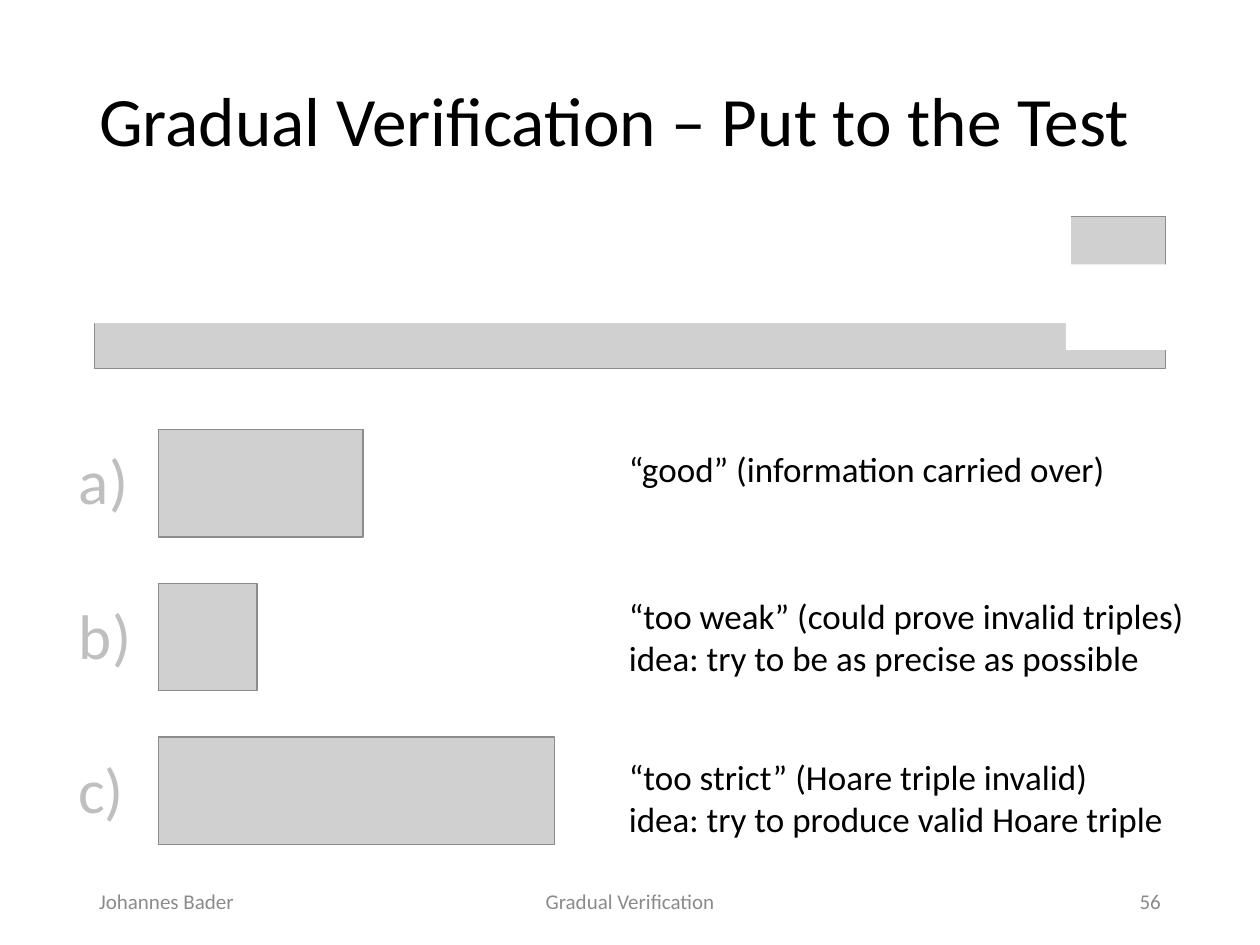
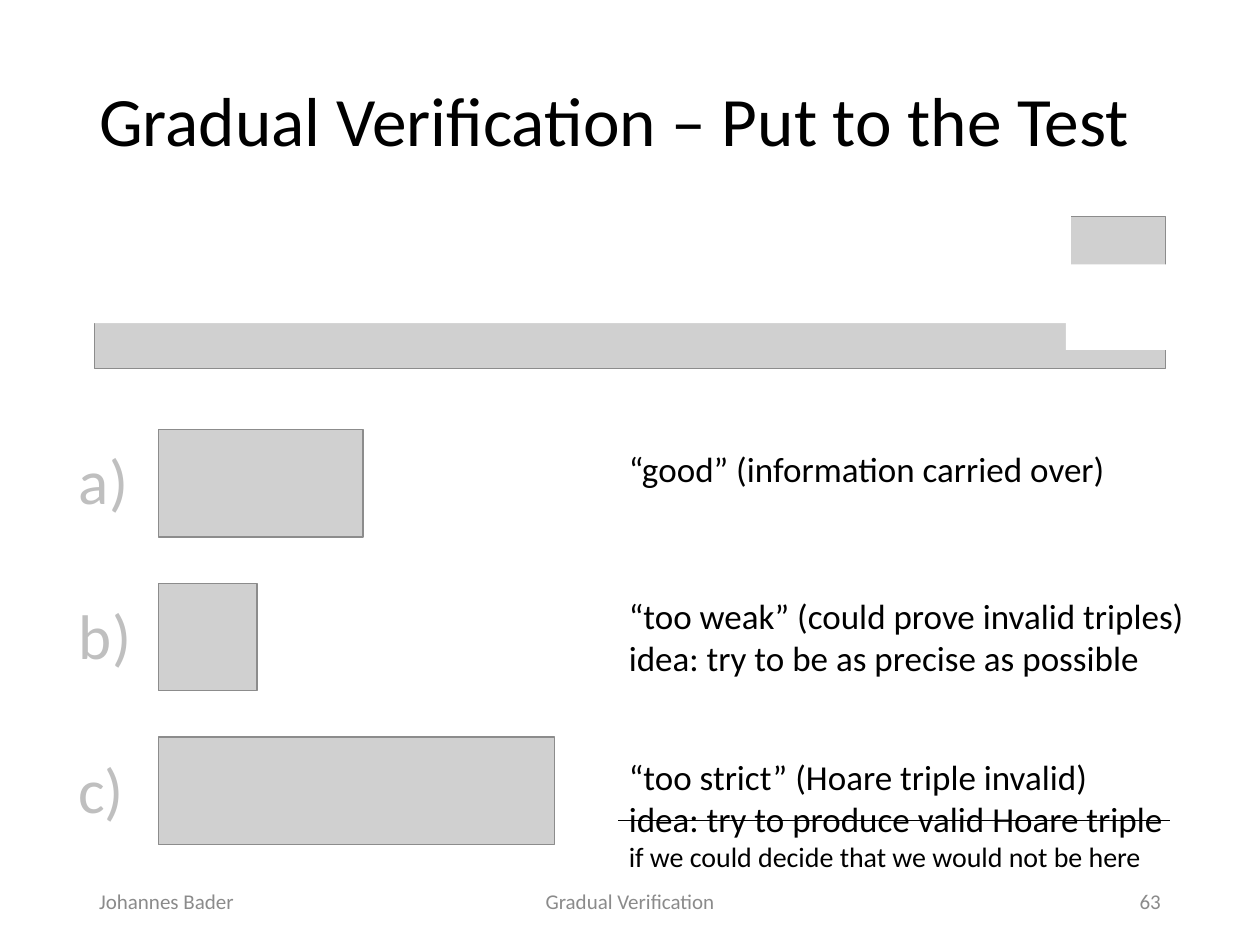
Before and after one commit to olydis/GradVer, a slide deck: slide 63 of latex/PLunch.pptx (slide 56 before the commit). Drawn at 1260x945 pixels with LibreOffice and Linux fonts; fonts in the diff are those of the drawing; grey boxes stand for pictures. Boxes give left, top, right and bottom in pixels: in the first picture for what was removed or moved away, otherwise in the second. Text is boxed around its words. In the diff, an @@ line names an element or a change of style, - is before the commit and + after.

```diff
--- a/latex/PLunch.pptx
+++ b/latex/PLunch.pptx
@@ line added from (619, 822) to (1169, 822), #000000 0.5 pt @@
@@ text added at <box>629,847,1141,868</box>, 16 pt, text #000000 @@
+if we could decide that we would not be here
@@ page number at <box>1140,895,1161,909</box>: text changed @@
-56
+63
```
Also in this commit, not shown: 26 other slides changed, 8 slides added.
